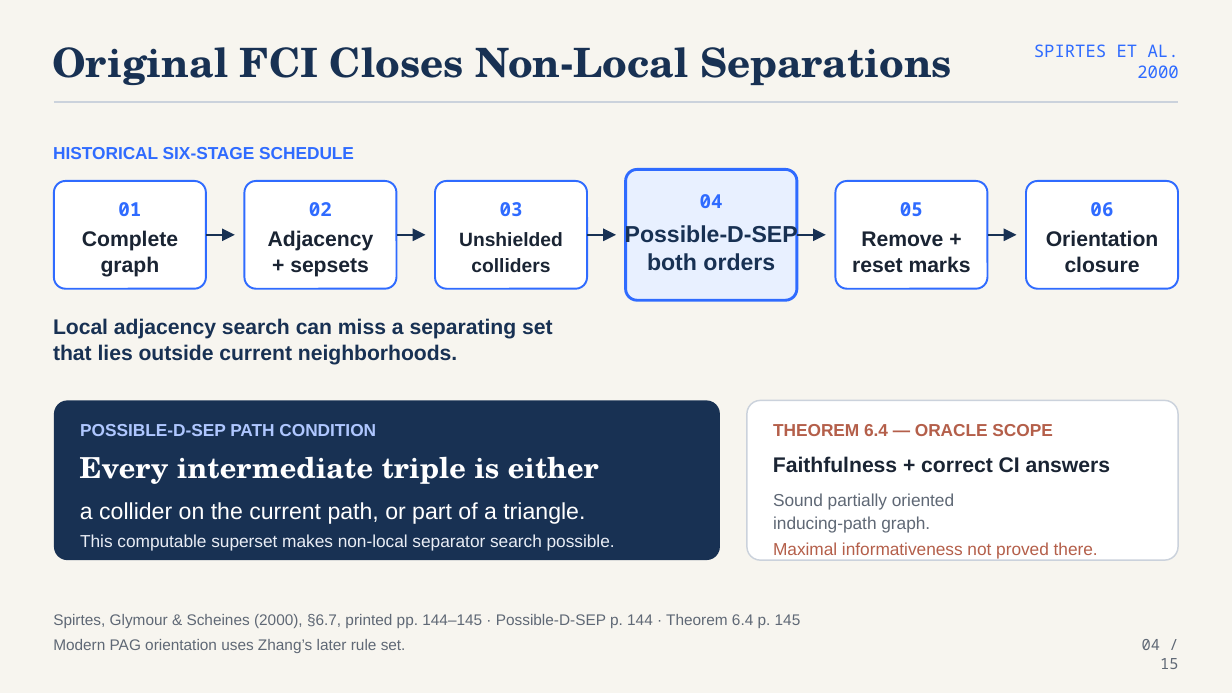
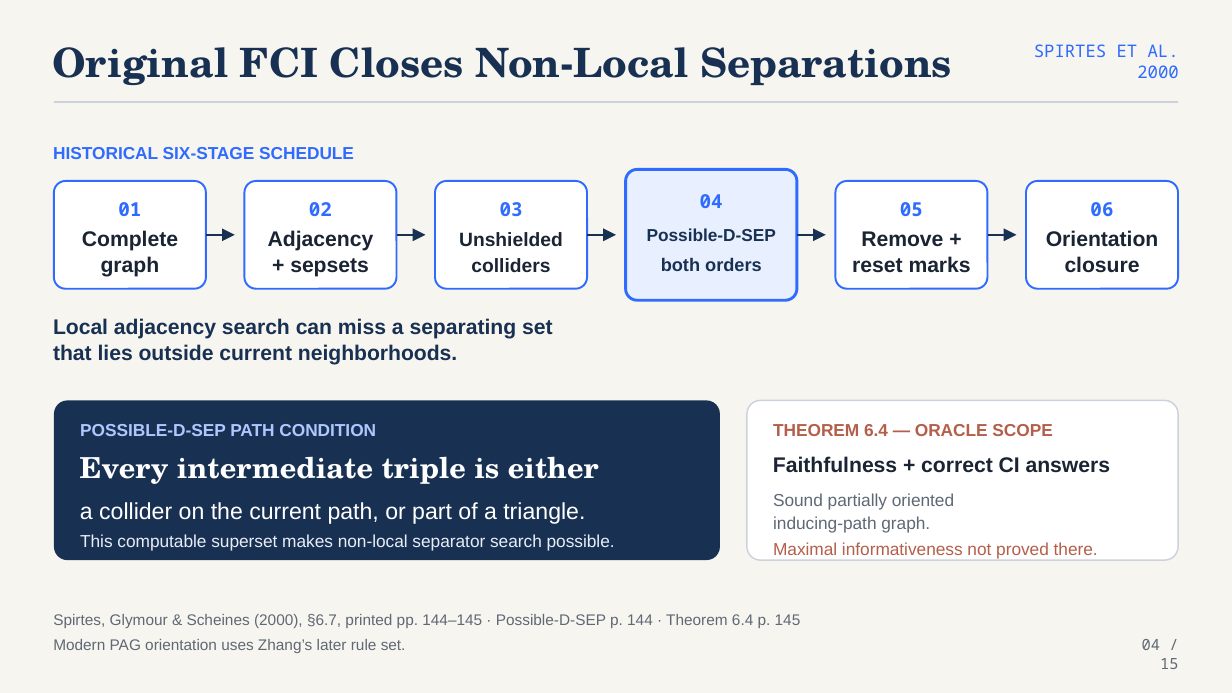
Before and after one commit to ada-yq225/FCI, a slide deck: slide 4 of output/ppt/fci_plus_star_advisor_presentation.pptx. Drawn at 1232x693 pixels with LibreOffice and Linux fonts; fonts in the diff are those of the drawing. Boxes give left, top, right and bottom in pixels: in the first picture for what was removed or moved away, otherwise in the second. Text is boxed around its words. In the diff, an @@ line names an element or a change of style, - is before the commit and + after.

Commit message:
docs: fix report and deck visual layout

```diff
--- a/output/ppt/fci_plus_star_advisor_presentation.pptx
+++ b/output/ppt/fci_plus_star_advisor_presentation.pptx
@@ text "Possible-D-SEP": place and size @@
-text "Possible-D-SEP" at [625, 223, 798, 247]
+text "Possible-D-SEP" at [647, 228, 776, 241]
@@ text "Possible-D-SEP" at [647, 228, 776, 241]: size 18 to 13.5 pt @@
@@ text "both orders" at [661, 257, 762, 271]: size 18 to 14.2 pt @@
```
Also in this commit, not shown: 13 other slides changed, 31 other files.
